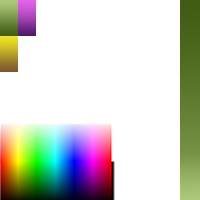
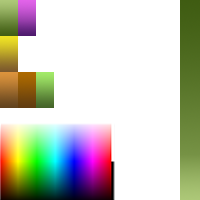
Revision of a layered 200 × 200 image; what changed, layer by layer:
added layer "Rectangle 1" (3rd of 8) above "Rectangle 1" over 36, 72, 54, 108
added layer "Rectangle 1" (4th of 8) above "Rectangle 1" over 18, 72, 36, 108
added layer "Rectangle 1" (5th of 8) above "Rectangle 1" over 0, 72, 18, 108
